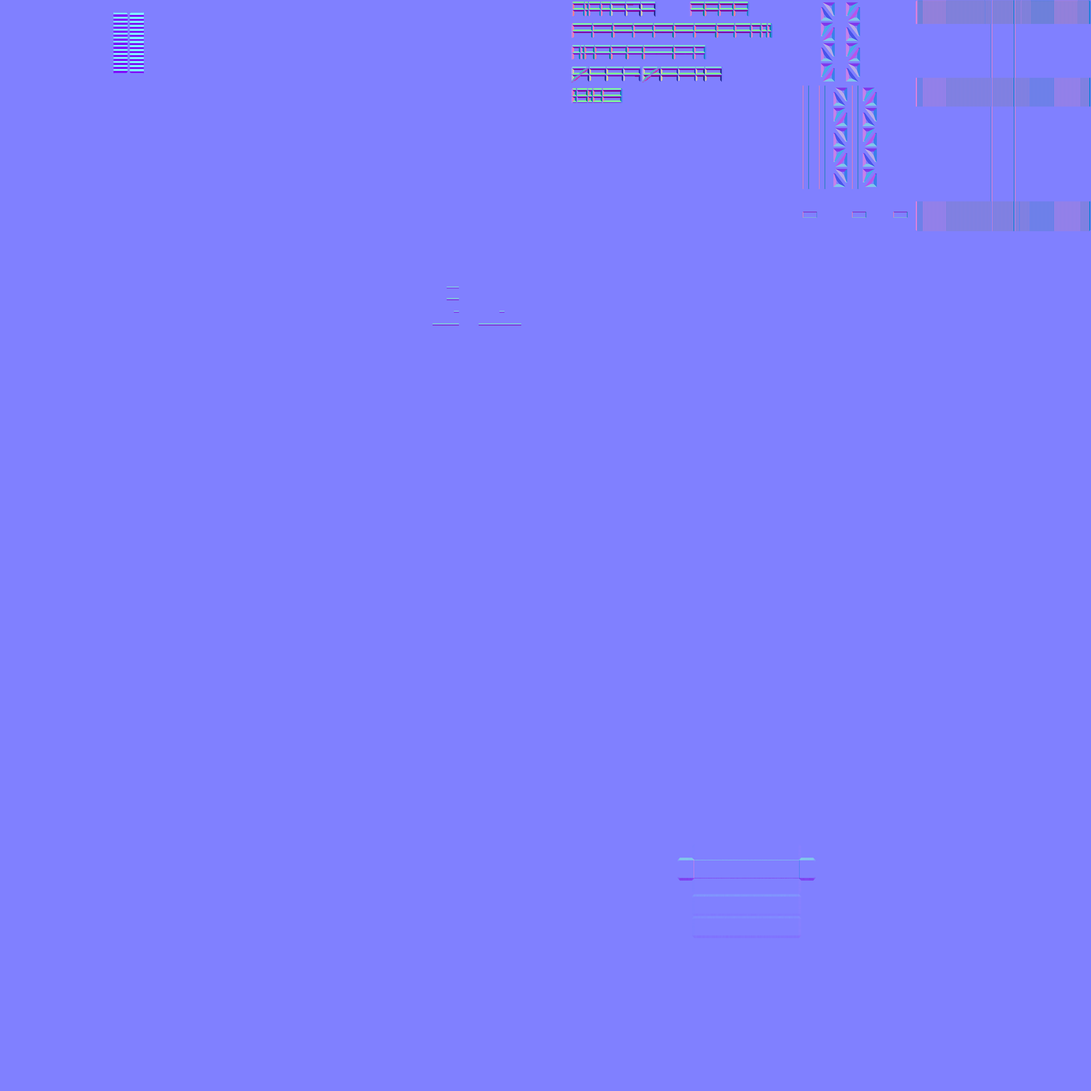
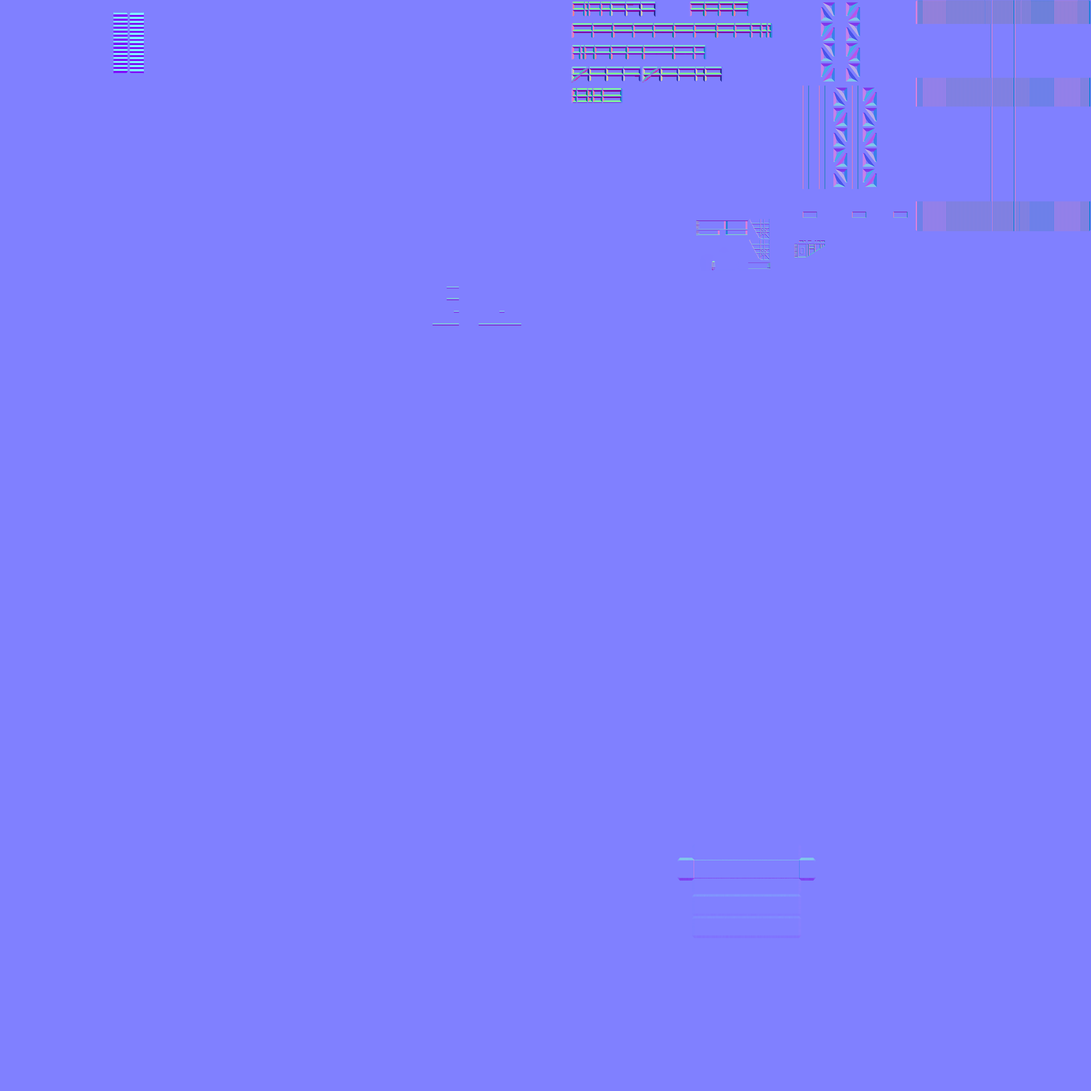
The second 1091x1091 image is a revision of the first. Changes to its layers:
painted on "LUT_NRM.png" over [696, 219, 826, 271]
